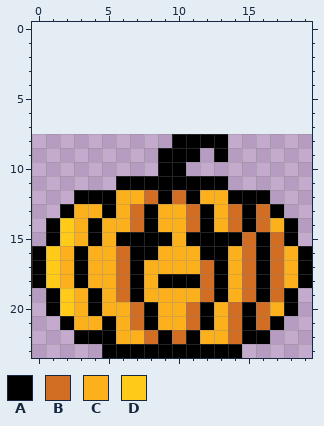
Pixel-art sprite, stored at res/image/original-size/pump.png. This is how it looked before the edit.
The file is 20x16 pixels. The old version is drawn lined up with the new one, on the new canvas.
Palette (. is transparent): A #000000  B #d26e23  C #fcb01c  D #ffca18
Pixels before, first column x 0:
 8 ..........AAAA......
 9 .........AAA.A......
10 .........AA.........
11 ......AAAAAAAA......
12 ...AAACCBABACCAAA...
13 ..ACCACBACCBACBABA..
14 .ADCACCBACCBACBABCA.
15 .ADCACAAAACAAAABABA.
16 ADCACCBAACCCAACBABCA
17 ADCACCBACCCCBACBABCA
18 ADCACCBACAAABACBABCA
19 .ADCACBACCCCBACBABA.
20 .ADCACCBACCBACBABCA.
21 ..ACCACBACCBACBABA..
22 ...AAACCBABACCBAA...
23 .....AAAAAAAAAA.....
The result:
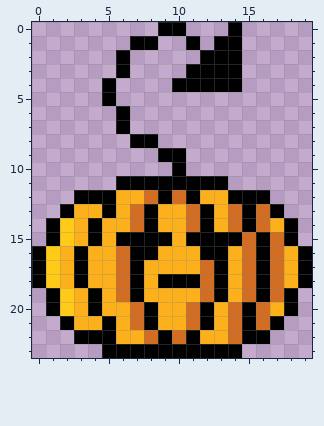
Difference:
canvas 20x16 -> 20x24, the old top-left corner now at 0,8
Changed rows in their new state; - is an unchanged pixel.
first column x 5:
 0 ----AA---A
 1 --AA--A-AA
 2 -A-----AAA
 3 -A----AAAA
 4 A----AAAAA
 5 A---------
 6 -A--------
 7 -A--------
 8 --AA-....-
 9 ------.-.-
10 ----.-----
